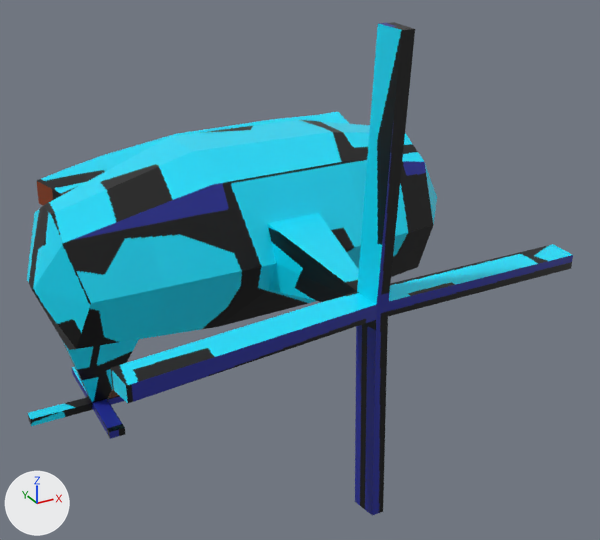
What one commit did to the glTF model models/chopper/chopper.glb.
Before and after are seen from a 50 mm camera at (-3.7, -8.13, 3.53) aimed at (0.15, -1.12, 0.03). Arrows for +X, +Y and +Z are at lower left; the lights stay in place. Where no turn or scale is listed for an object, it has been applied to the vertices. Vertices at the same position are counted once.

Objects in the first picture: 'Chopper'.
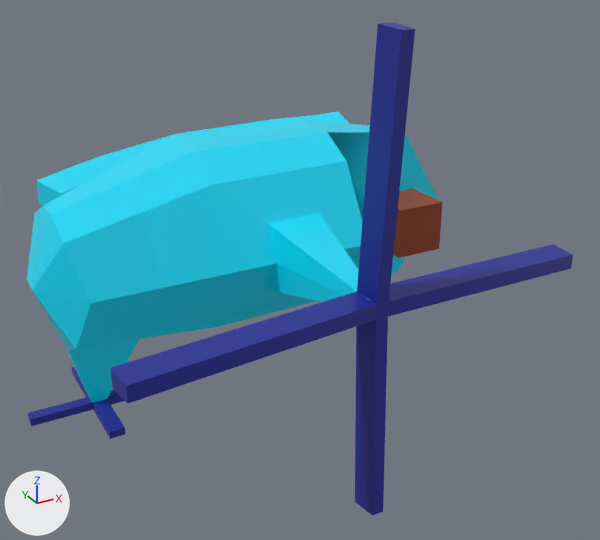
Changed parts and their boxes [x1, y1, x2, y2] in the pictures (600 x 540 px):
```json
{"part": 1, "of": "me_chopper", "change": "added", "after": [393, 189, 443, 258], "on screen": "brown"}
{"part": 2, "of": "me_chopper", "change": "built on", "before": [328, 132, 437, 277], "after": [328, 132, 437, 274]}
{"part": 3, "of": "me_chopper", "change": "surface changed", "before": [27, 22, 573, 514], "after": [27, 22, 573, 514]}
```

Scene script edits in JSON lines:
```json
{"block": "me_chopper", "where": "# used by ob_chopper; location = (0.0, 0.0, 0.0)"}
{"op": "remove", "block": "me_chopper", "code": "me_chopper.from_pydata(...)  # 182 vertices, 370 faces; spans x -2.66..2.42, y -2.97..1.39, z -1.95..2.7"}
{"op": "add", "block": "me_chopper", "code": "me_chopper.from_pydata(...)  # 197 vertices, 393 faces; spans x -2.66..2.42, y -2.97..1.39, z -1.95..2.7"}
{"block": "me_chopper", "change": "me_chopper part 1: a new loose piece, a box spanning x 1.29..1.84, y -1.29..-0.74, z -0.01..0.55, in mat_chopper_diffuse (picture img_chopper)"}
{"block": "me_chopper", "change": "me_chopper part 2"}
{"block": "me_chopper", "change": "3 vertices are removed from x 1.8..1.86, y -1.22..-0.9, z -0.38..0.91"}
{"block": "me_chopper", "change": "12 faces are deleted"}
{"block": "me_chopper", "change": "5 vertices are added at (1.61, -0.78, 0.08), (1.76, -0.78, 0.26), (1.61, -0.78, 0.46), (1.39, -0.78, 0.39), (1.39, -0.78, 0.14)"}
{"block": "me_chopper", "change": "5 new vertices lie (0.0, 0.31, 0.0) away from vertices in x 1.39..1.76, y -0.78, z 0.08..0.46"}
{"block": "me_chopper", "change": "23 new faces join them"}
{"block": "me_chopper", "change": "me_chopper part 3: 346 kept faces spanning x -2.66..2.42, y -2.97..1.39, z -1.95..2.7 get new texture (UV) coordinates"}
```
